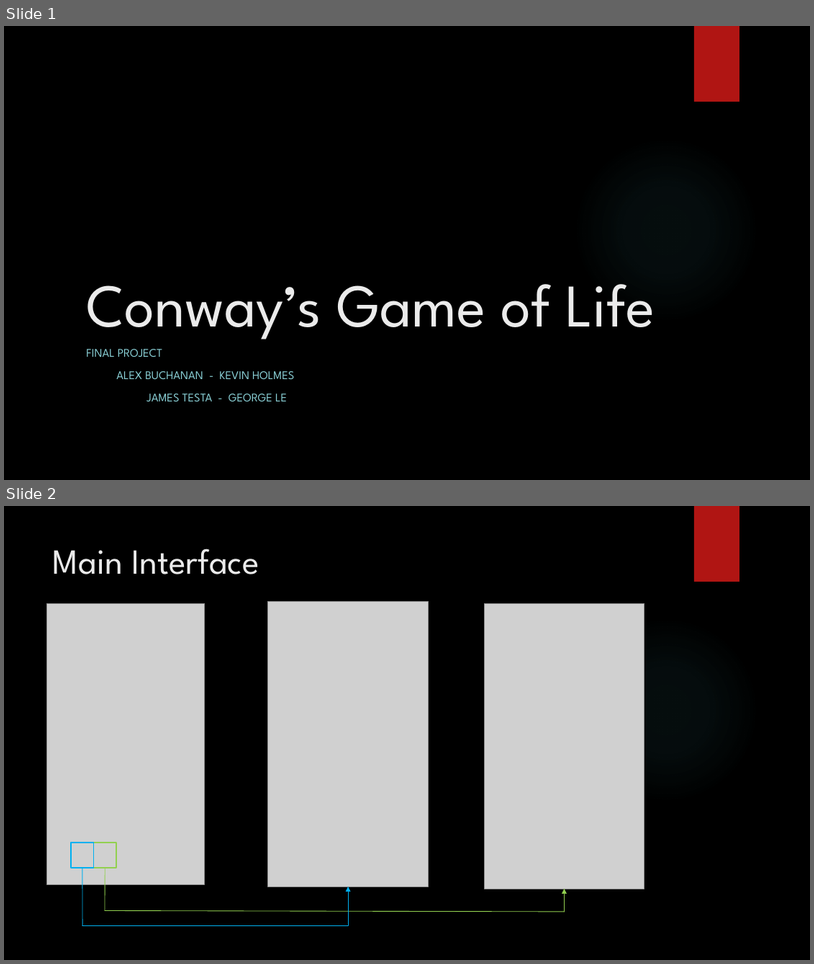
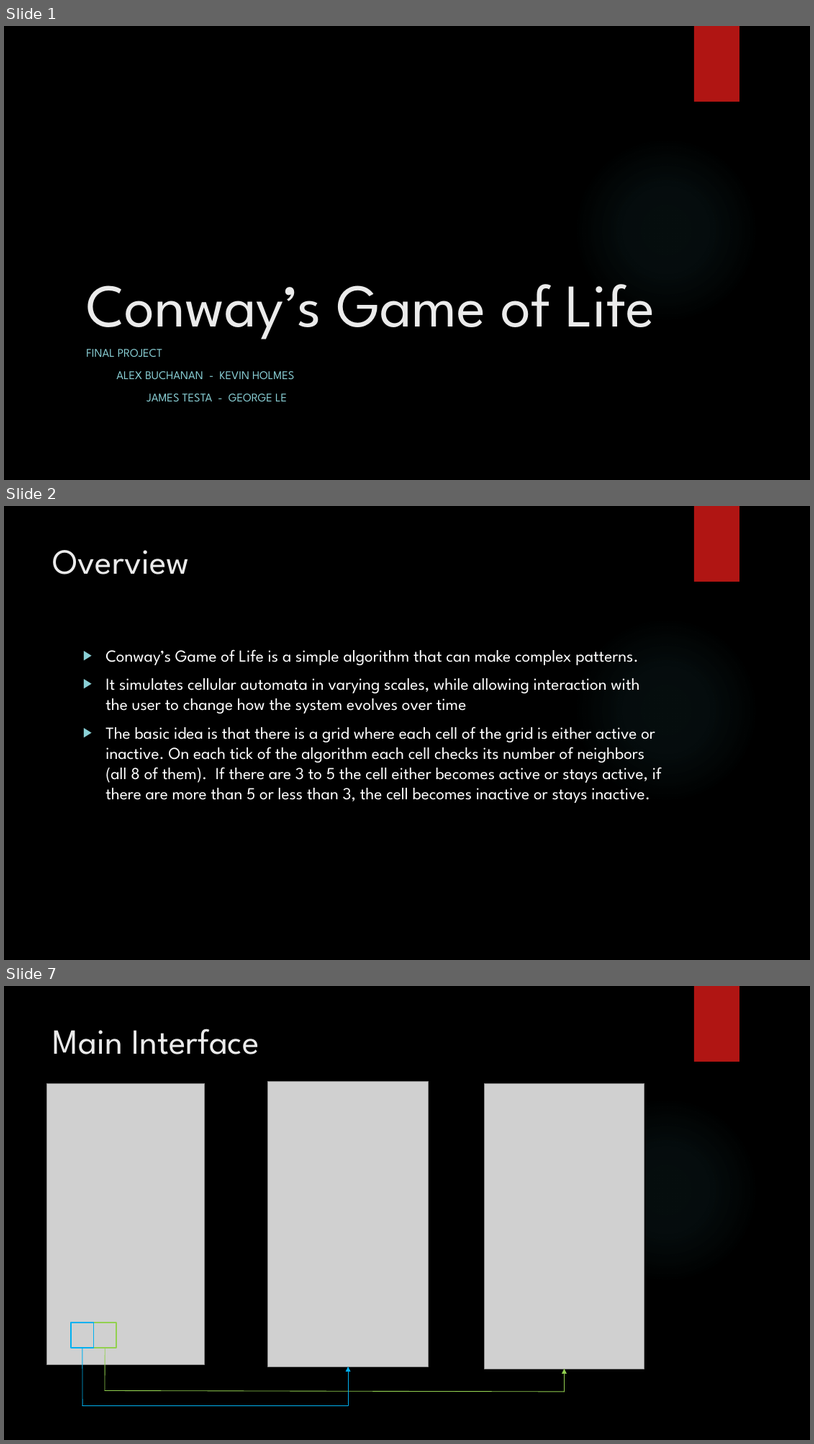
Before and after one commit to Kevoot/GameOfLifeAndroid, a slide deck: progress/week5/Final_Presentation.pptx. Shown one above the other, each under a label of ours: slides 1 and 2 before the commit, slides 1, 2 and 7 after it; the slides between them are not shown. The pictures are 814x964 and 814x1444 pixels, drawn with LibreOffice and Linux fonts; fonts in the diff are those of the drawing; grey boxes stand for pictures; background and template pictures are left out. Boxes give left, top, right and bottom in pixels: in the first picture for what was removed or moved away, otherwise in the second. Text is boxed around its words. In the diff, an @@ line names an element or a change of style, - is before the commit and + after.

```diff
--- a/progress/week5/Final_Presentation.pptx
+++ b/progress/week5/Final_Presentation.pptx
@@ slide 2 added at (4, 506, 810, 960), background picture (left out); not listed: 2 template elements that a slide beside it also shows @@
@@ title added at (53, 550, 190, 574), 42 pt, text #EBEBEB @@
+Overview
@@ text added at (106, 649, 662, 803), 20 pt, text #FFFFFF @@
+▶ Conway’s Game of Life is a simple algorithm that can make complex patterns.
+▶ It simulates cellular automata in varying scales, while allowing interaction with the user to change how the system evolves over time
+▶ The basic idea is that there is a grid where each cell of the grid is either active or inactive. On each tick of the algorithm each cell checks its number of neighbors (all 8 of them). If there are 3 to 5 the cell either becomes active or stays active, if there are more than 5 or less than 3, the cell becomes inactive or stays inactive.
@@ what was slide 2 is now slide 7 @@
```
Also in this commit, not shown: 4 other slides added.
